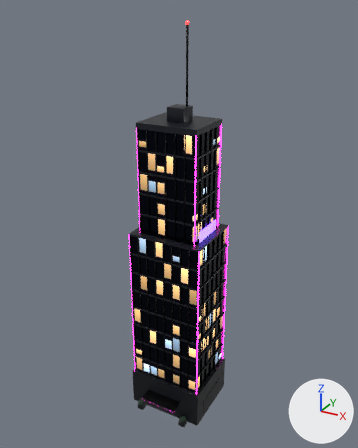
The glTF model public/models/buildings/neon-v-B.glb, before and after one commit.
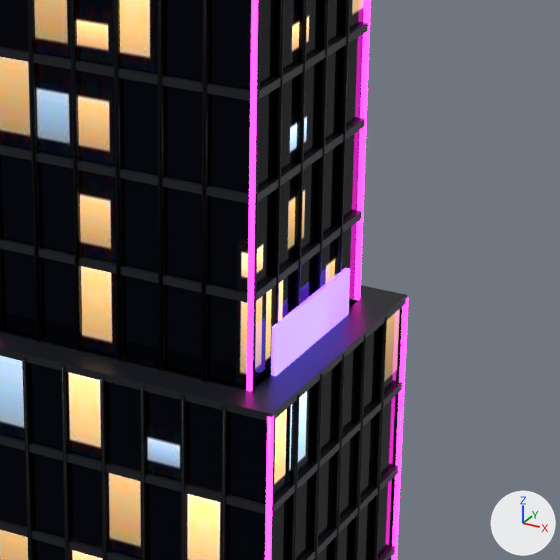
Each version is shown whole from a 50 mm lens placed at (37.4, -68.2, 71.0), pointed at (-0.1, -0.1, 36.9), then close up on the part from 39% to 73% of the width and 36% to 63% of the height. The axes (+X, +Y, +Z) are drawn at lower right. The lights are the same throughout. The first two pictures are the older version. Vertices at exactly the same position are counted once.

Before the edit, the objects in view are built like this:
```python
mat_holo = principled_material('Holo')
mat_holo.base_color = (0.0395, 0.807, 1.0)  # cyan #38e8ff
mat_holo.roughness = 0.3
mat_holo.emission_color = (0.195, 0.0452, 1.0)  # purple #7a3cff
mat_holo.emission_strength = 3.5
me_podium = bpy.data.meshes.new('Podium')
me_podium.from_pydata(...)  # 1104 vertices, 1856 faces; spans x -7.1..7.1, y -8.5..6.0, z 0.0..69.1
me_podium.materials.append(mat_stone)  # black #15171d
me_podium.materials.append(mat_lobby)  # black #0a0d14
me_podium.materials.append(mat_frame)  # black #0b0c10
me_podium.materials.append(mat_accent)  # pink #ff2bd6, glowing pink #ff2bd6
me_podium.materials.append(mat_planter)  # dark green #1e3326
me_podium.materials.append(mat_windowslit)
me_podium.materials.append(mat_slab)  # black #20232b
me_podium.materials.append(mat_beacon)  # red #ff3030, glowing red #ff2020
me_podium.materials.append(mat_holo)  # cyan #38e8ff, glowing purple #7a3cff
# before: 1096 (5.2, -3.0, 27.8), 1097 (5.2, -3.0, 37.8) at pixel (271, 327), 1098 (5.2, 3.0, 27.8), 1099 (5.2, 3.0, 37.8) at pixel (345, 267), 1100 (5.4, -3.0, 27.8)
# before: 1101 (5.4, -3.0, 37.8) at pixel (276, 328), 1102 (5.4, 3.0, 27.8), 1103 (5.4, 3.0, 37.8) at pixel (350, 268)
ob_building = bpy.data.objects.new('Building', me_podium)
ob_building.location = (0.0, 0.0, 0.0)
```
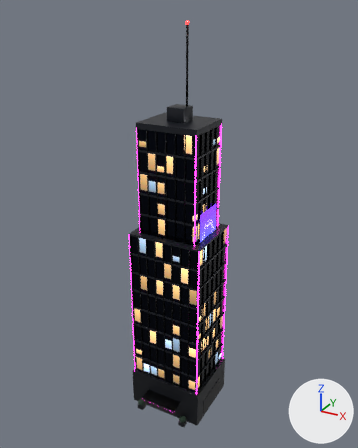
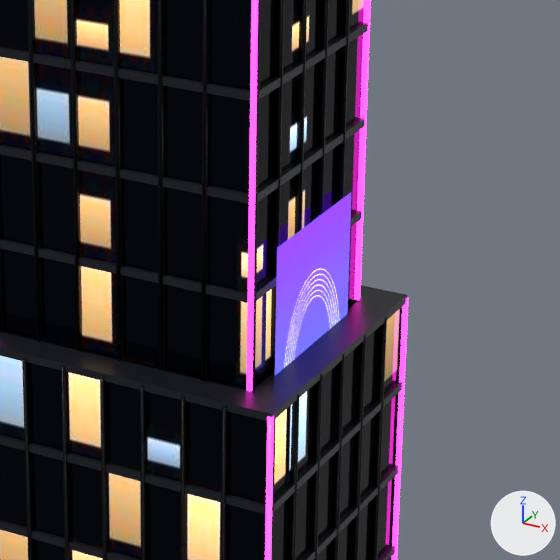
Changed parts and their boxes [x1, y1, x2, y2] in the close-ups (560 x 560 px):
'Building', surface changed, reshaped: [0, 0, 408, 560] in both
part 1 of me_podium, reshaped: before [271, 268, 350, 376]; after [275, 193, 351, 375]

Diff of the bpy script that builds the scene:
```diff
--- a/public/models/buildings/neon-v-B.glb.py
+++ b/public/models/buildings/neon-v-B.glb.py
@@ img_wf_ad @@
+img_wf_ad = load_image('wf-ad', '_unpacked/wf-ad', 256, 640, 'sRGB')
@@ mat_holo @@
 n0 = _N.new('ShaderNodeBsdfPrincipled'); n0.name = 'Principled BSDF'
-n0.inputs[0].default_value = (0.0395, 0.807, 1.0, 1.0)  # 'Base Color', cyan #38e8ff
 n0.inputs[2].default_value = 0.3  # 'Roughness'
-n0.inputs[27].default_value = (0.195, 0.0452, 1.0, 1.0)  # 'Emission Color', purple #7a3cff
-n0.inputs[28].default_value = 3.5  # 'Emission Strength'
+n0.inputs[28].default_value = 3.0  # 'Emission Strength'
 n1 = _N.new('ShaderNodeOutputMaterial'); n1.name = 'Material Output'
+n2 = _N.new('ShaderNodeTexImage'); n2.name = 'Image Texture'
+n2.image = img_wf_ad
+n3 = _N.new('ShaderNodeTexImage'); n3.name = 'Image Texture.001'
+n3.image = img_wf_ad
 _L.new(n0.outputs[0], n1.inputs[0])  # 'BSDF' to 'Surface'
+_L.new(n2.outputs[0], n0.inputs[27])  # 'Color' to 'Emission Color'
+_L.new(n3.outputs[0], n0.inputs[0])  # 'Color' to 'Base Color'
@@ me_podium @@
 # used by ob_building; location = (0.0, 0.0, 0.0)
 # verts and faces of me_podium; kept vertices keep their numbers, new ones are numbered from 1104
-me_podium.from_pydata(...)  # 1104 vertices, 1856 faces; spans x -7.1..7.1, y -8.5..6.0, z 0.0..69.1
+me_podium.from_pydata(...)  # 1100 vertices, 1846 faces; spans x -7.1..7.1, y -8.5..6.0, z 0.0..69.1
+# me_podium part 1
+delete_vertices([1097, 1098, *range(1100, 1104)])  # with the faces that use them
+verts[1096] = (5.4, -3.0, 24.8)  # moved
+verts[1099] = (5.4, 3.0, 40.8)  # moved, pixel (351, 191)
+verts[1104] = (5.4, 3.0, 24.8)
+verts[1105] = (5.4, -3.0, 40.8)  # pixel (277, 247)
+faces += [(1096, 1104, 1099), (1096, 1099, 1105)]  # mat_holo
 me_podium.materials.append(mat_stone)
```
